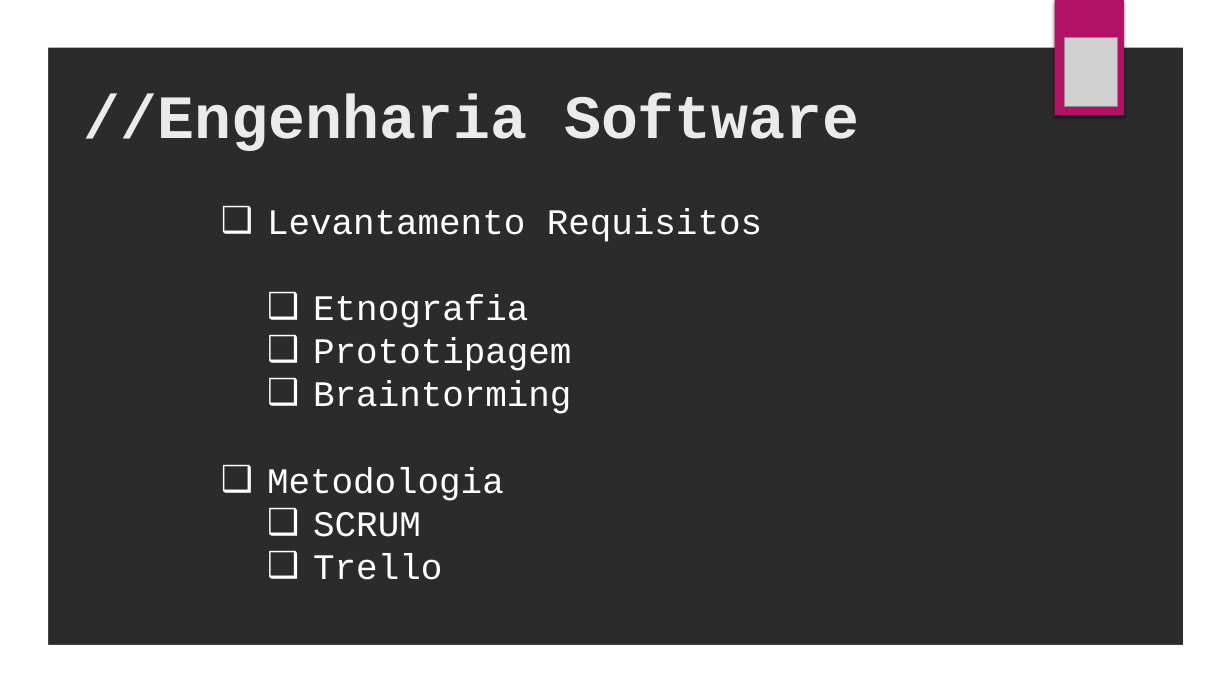
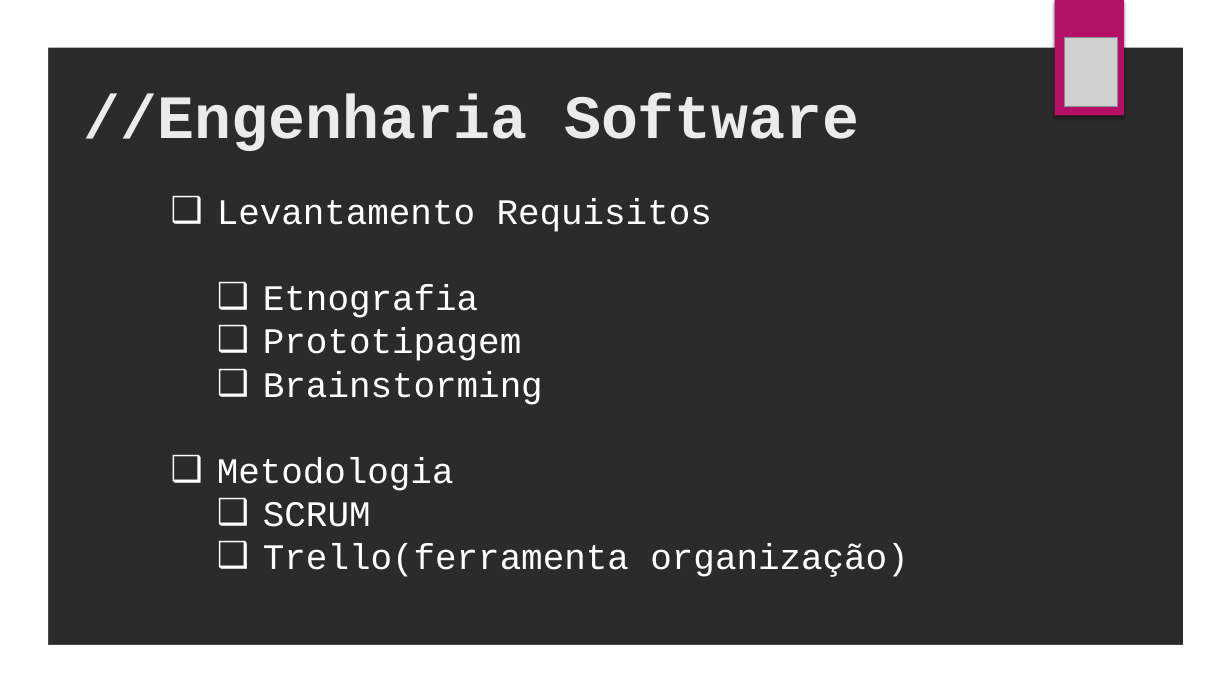
Before and after one commit to SilvioDaCol/ArqFriendly, a slide deck: slide 5 of APRESENTAÇÃO/APRESENTAÇÃO GAMEFRIENDLY.pptx (slide 4 before the commit). Drawn at 1232x693 pixels with LibreOffice and Linux fonts; fonts in the diff are those of the drawing; grey boxes stand for pictures; background and template pictures are left out; a plain dark background stands for a picture behind light text. Boxes give left, top, right and bottom in pixels: in the first picture for what was removed or moved away, otherwise in the second. Text is boxed around its words. In the diff, an @@ line names an element or a change of style, - is before the commit and + after.

```diff
--- a/APRESENTAÇÃO/APRESENTAÇÃO GAMEFRIENDLY.pptx
+++ b/APRESENTAÇÃO/APRESENTAÇÃO GAMEFRIENDLY.pptx
@@ text "Levantamento Requisitos" moved from (x1=267, y1=208, x2=762, y2=580) to (x1=217, y1=199, x2=908, y2=577) @@
@@ text at (x1=263, y1=371, x2=543, y2=405): text changed @@
-  ❑ Braintorming
+  ❑ Brainstorming
@@ text at (x1=263, y1=544, x2=908, y2=577): text changed @@
-  ❑ Trello
+  ❑ Trello(ferramenta organização)
```
Also in this commit, not shown: 2 other slides changed, 9 slides added, 1 slide removed, 5 other files.
